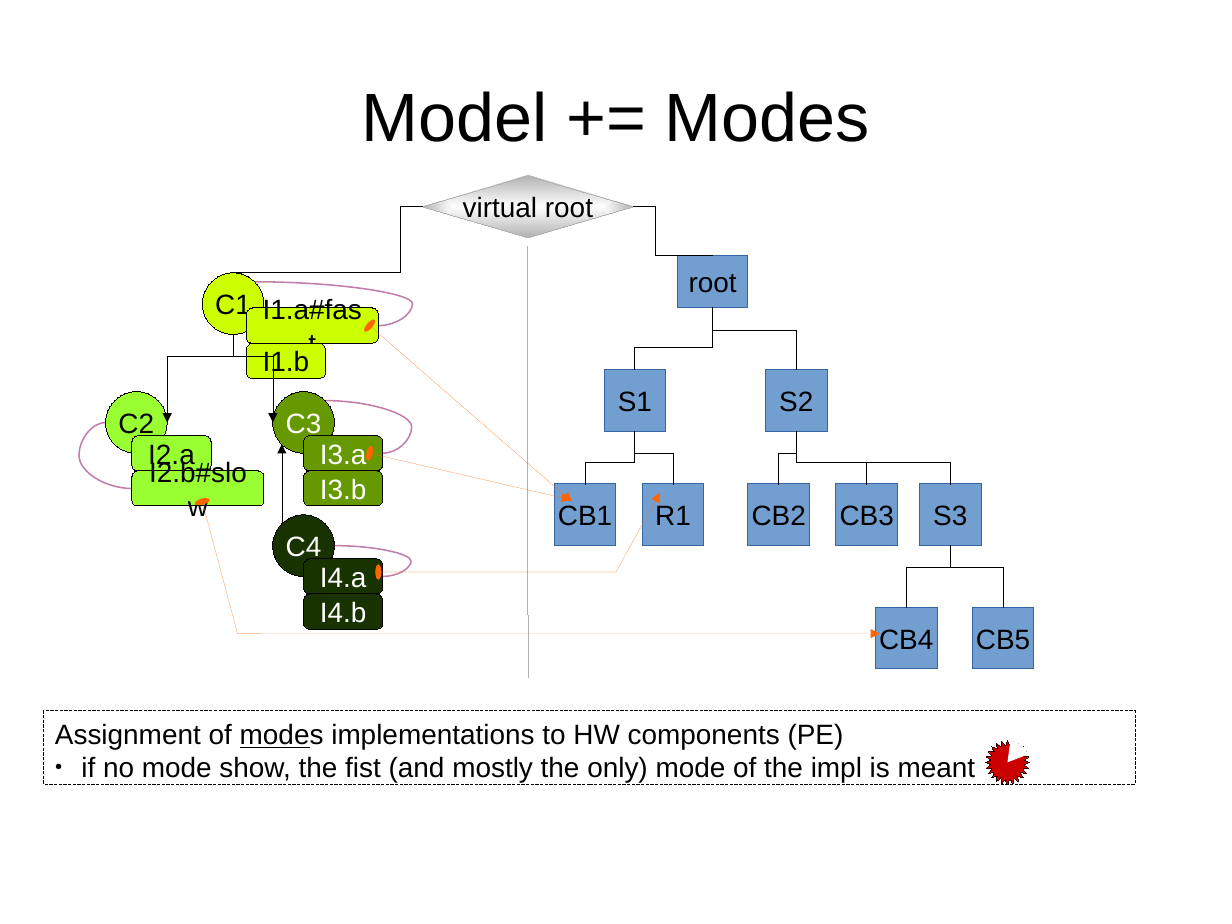
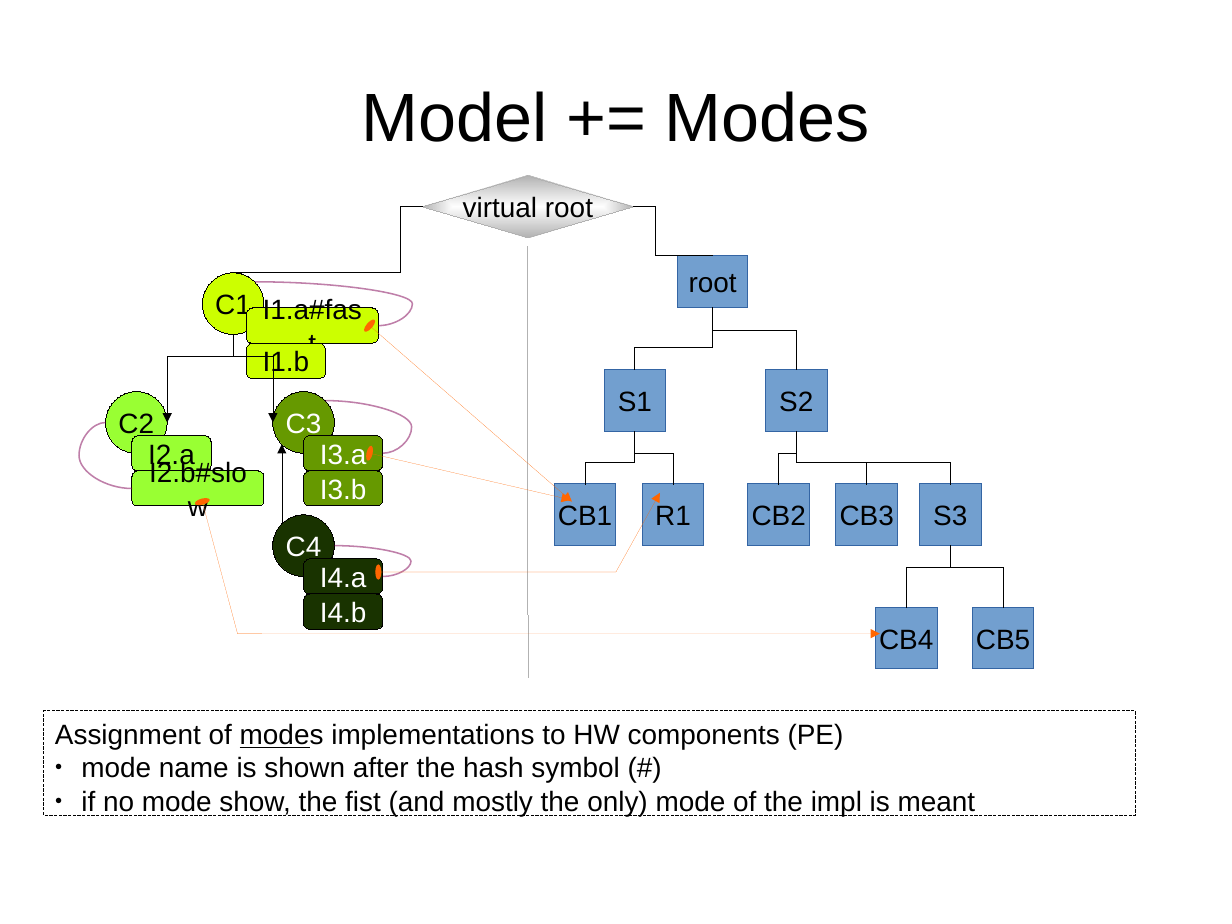
Before and after one commit to rene-schoene/racr-mquat, a slide deck: slide 4 of doc/the-model.odp. Drawn at 1232x924 pixels with LibreOffice and Linux fonts; fonts in the diff are those of the drawing. Boxes give left, top, right and bottom in pixels: in the first picture for what was removed or moved away, otherwise in the second. Text is boxed around its words. In the diff, an @@ line names an element or a change of style, - is before the commit and + after.

```diff
--- a/doc/the-model.odp
+++ b/doc/the-model.odp
@@ rectangle "Assignment of modes implementations to ...": place and size @@
-rectangle "Assignment of modes implementations to ..." at box(44, 711, 1135, 785)
+rectangle "Assignment of modes implementations to ..." at box(44, 711, 1135, 816)
@@ freeform shape removed at box(986, 740, 1030, 784) @@
@@ pie slice (boxed as its full ellipse) removed at box(986, 740, 1030, 784) @@
@@ text in rectangle at box(81, 756, 619, 782): paragraph added @@
+● mode name is shown after the hash symbol (#)
```
Also in this commit, not shown: 5 other slides changed, 5 slides added.
